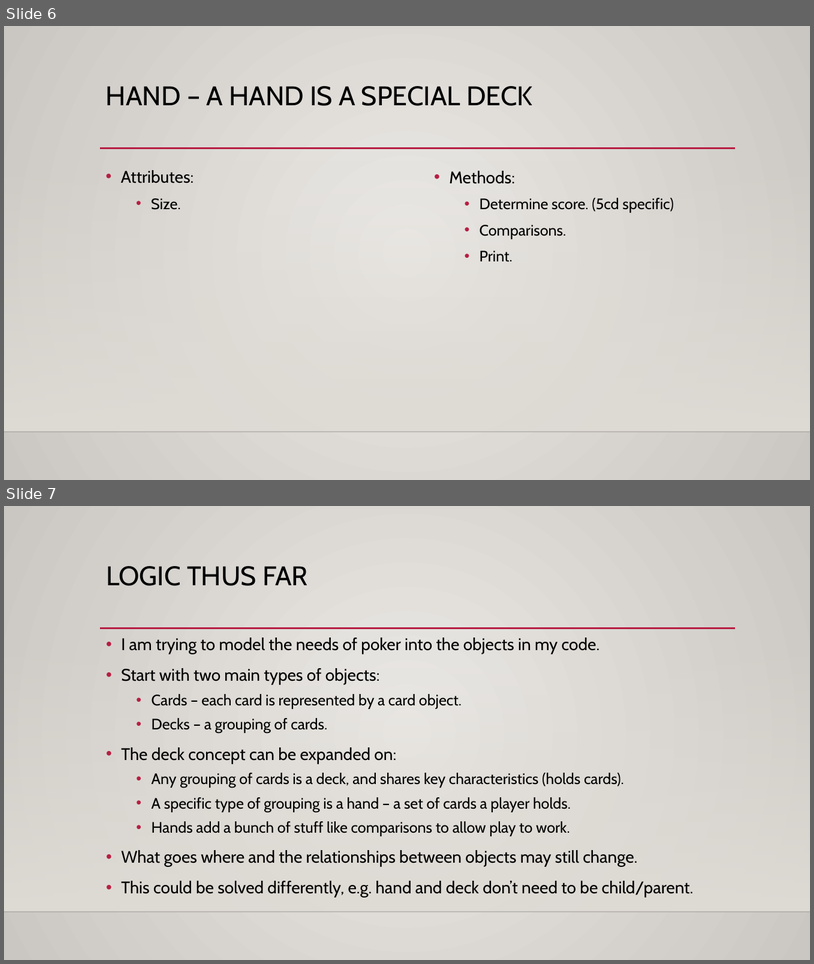
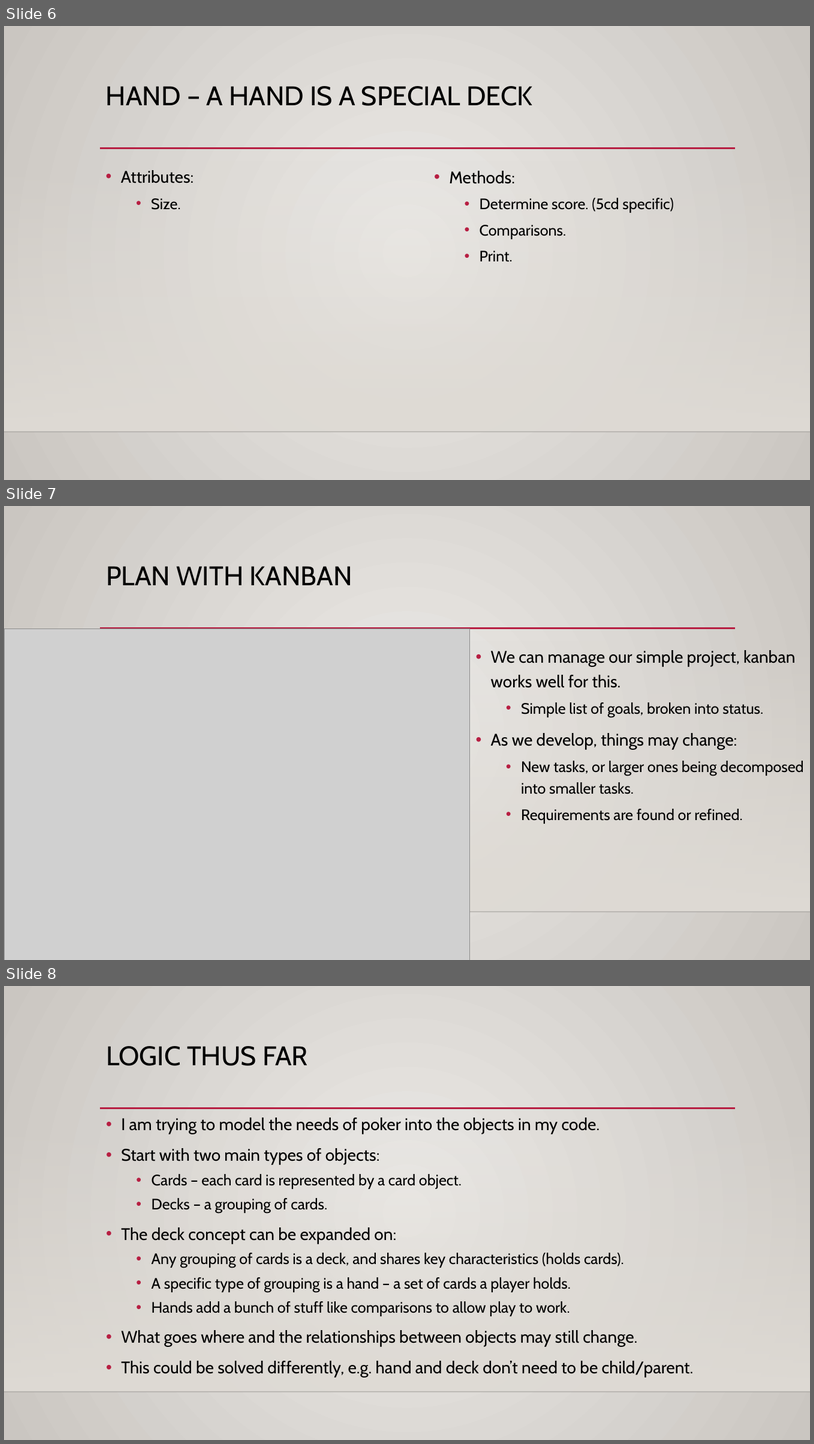
Before and after one commit to AkeemSemperDataScience/Programming_Basics_for_Machine_Learning_Students, a slide deck: reference_material/slides/017_cards_intro_review.pptx. Shown one above the other, each under a label of ours: slides 6 and 7 before the commit, slides 6, 7 and 8 after it. The pictures are 814x964 and 814x1444 pixels, drawn with LibreOffice and Linux fonts; fonts in the diff are those of the drawing; grey boxes stand for pictures; background and template pictures are left out. Boxes give left, top, right and bottom in pixels: in the first picture for what was removed or moved away, otherwise in the second. Text is boxed around its words. In the diff, an @@ line names an element or a change of style, - is before the commit and + after.

```diff
--- a/reference_material/slides/017_cards_intro_review.pptx
+++ b/reference_material/slides/017_cards_intro_review.pptx
@@ slide 7 added at bbox=[4, 506, 810, 960], background gradient #ECEAE7 to #CAC7C1; not listed: 3 template elements that a slide beside it also shows @@
@@ title added at bbox=[106, 566, 353, 585], 32 pt, text #000000 @@
+PLAN WITH KANBAN
@@ picture added at bbox=[4, 629, 470, 960] @@
@@ text added at bbox=[491, 650, 804, 823], 18 pt, text #000000 @@
+• We can manage our simple project, kanban works well for this.
+  • Simple list of goals, broken into status.
+• As we develop, things may change:
+  • New tasks, or larger ones being decomposed into smaller tasks.
+  • Requirements are found or refined.
@@ what was slide 7 is now slide 8 @@
```
Also in this commit, not shown: 1 other slide added, 1 other file.
